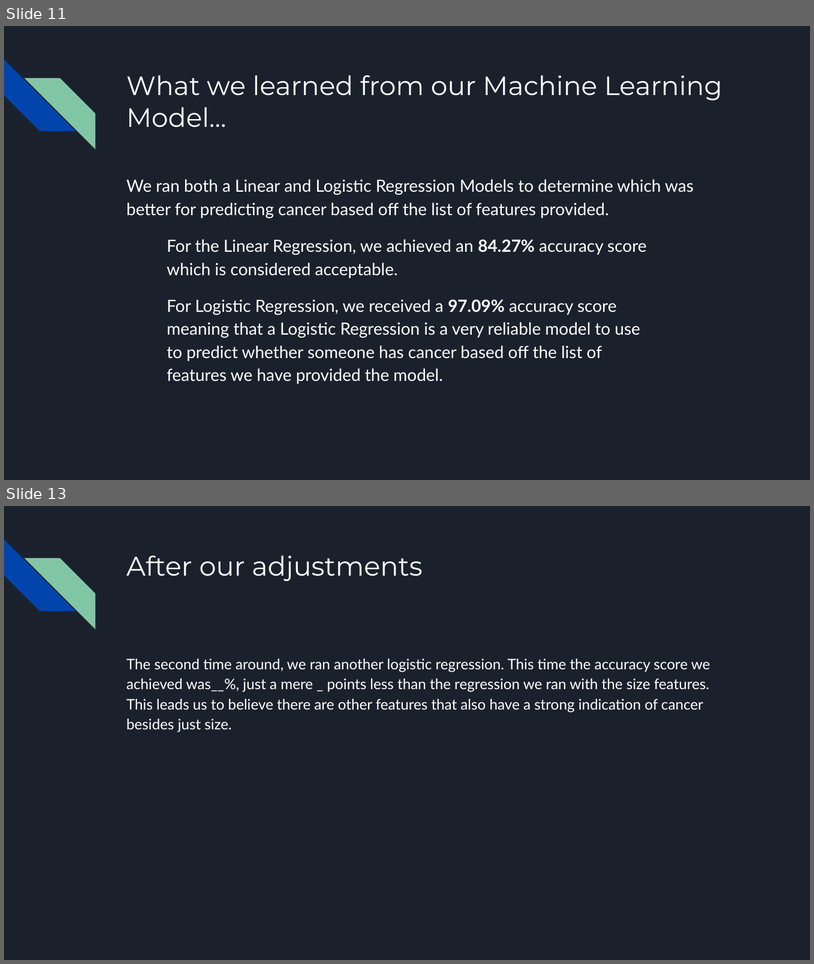
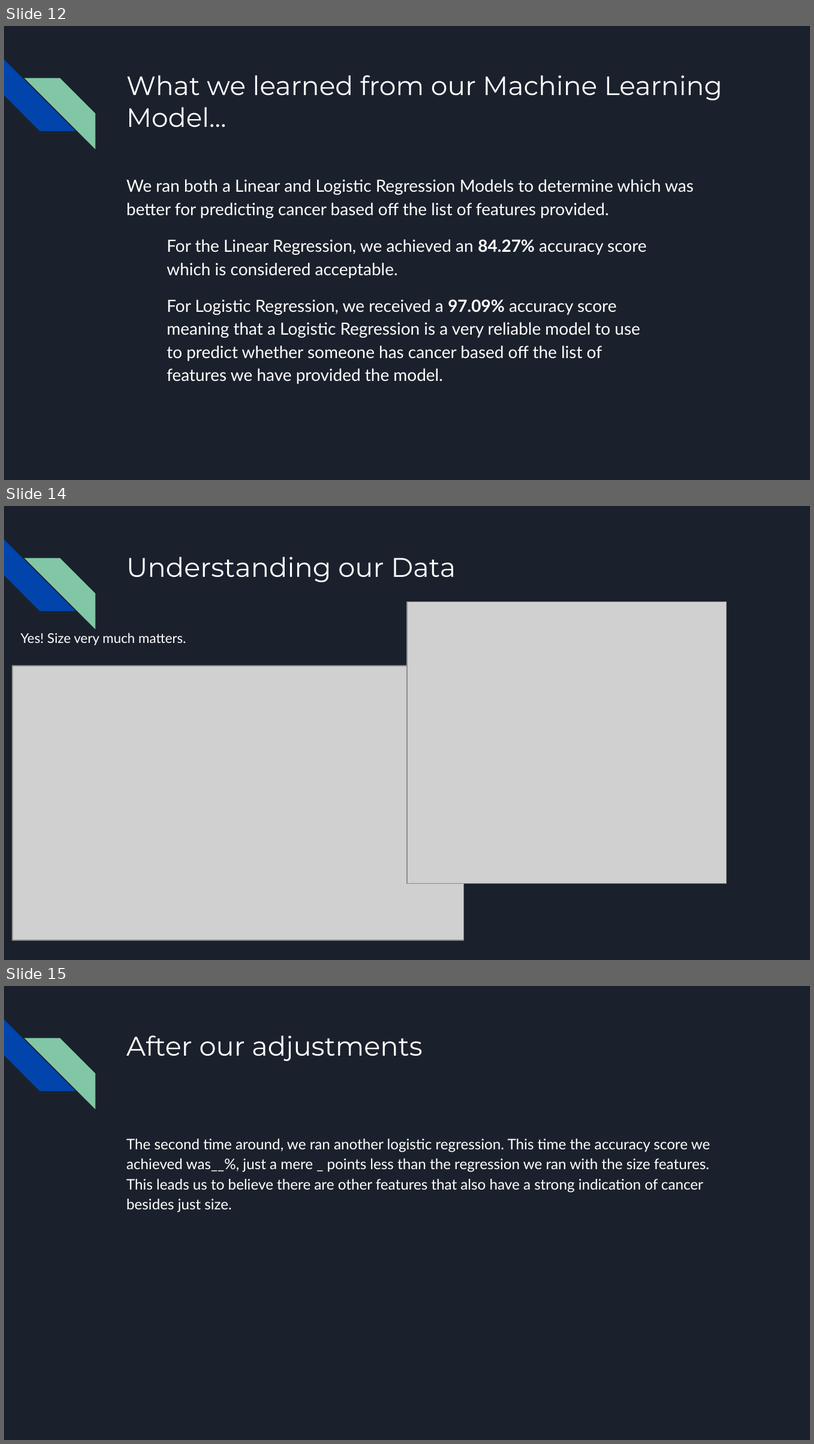
Before and after one commit to brojas12/Group_Project_4, a slide deck: Predicting the Presence of Cancer in Breast Cancer Cells.pptx. Shown one above the other, each under a label of ours: slides 11 and 13 before the commit, slides 12, 14 and 15 after it; the slides between them are not shown. The pictures are 814x964 and 814x1444 pixels, drawn with LibreOffice and Linux fonts; fonts in the diff are those of the drawing; grey boxes stand for pictures. Boxes give left, top, right and bottom in pixels: in the first picture for what was removed or moved away, otherwise in the second. Text is boxed around its words. In the diff, an @@ line names an element or a change of style, - is before the commit and + after.

```diff
--- a/Predicting the Presence of Cancer in Breast Cancer Cells.pptx
+++ b/Predicting the Presence of Cancer in Breast Cancer Cells.pptx
@@ slide 14 added at (4,506,810,960), background #1B212C; not listed: 2 template elements that a slide beside it also shows @@
@@ title added at (126,556,456,582), 24 pt, text #FFFFFF @@
+Understanding our Data
@@ picture added at (407,602,726,883) @@
@@ text added at (21,633,186,645), 12 pt, text #FFFFFF @@
+Yes! Size very much matters.
@@ picture added at (12,666,464,940) @@
@@ what was slide 11 is now slide 12 @@
@@ what was slide 13 is now slide 15 @@
```
Also in this commit, not shown: 4 slides changed, 3 other slides added, 2 slides removed.
